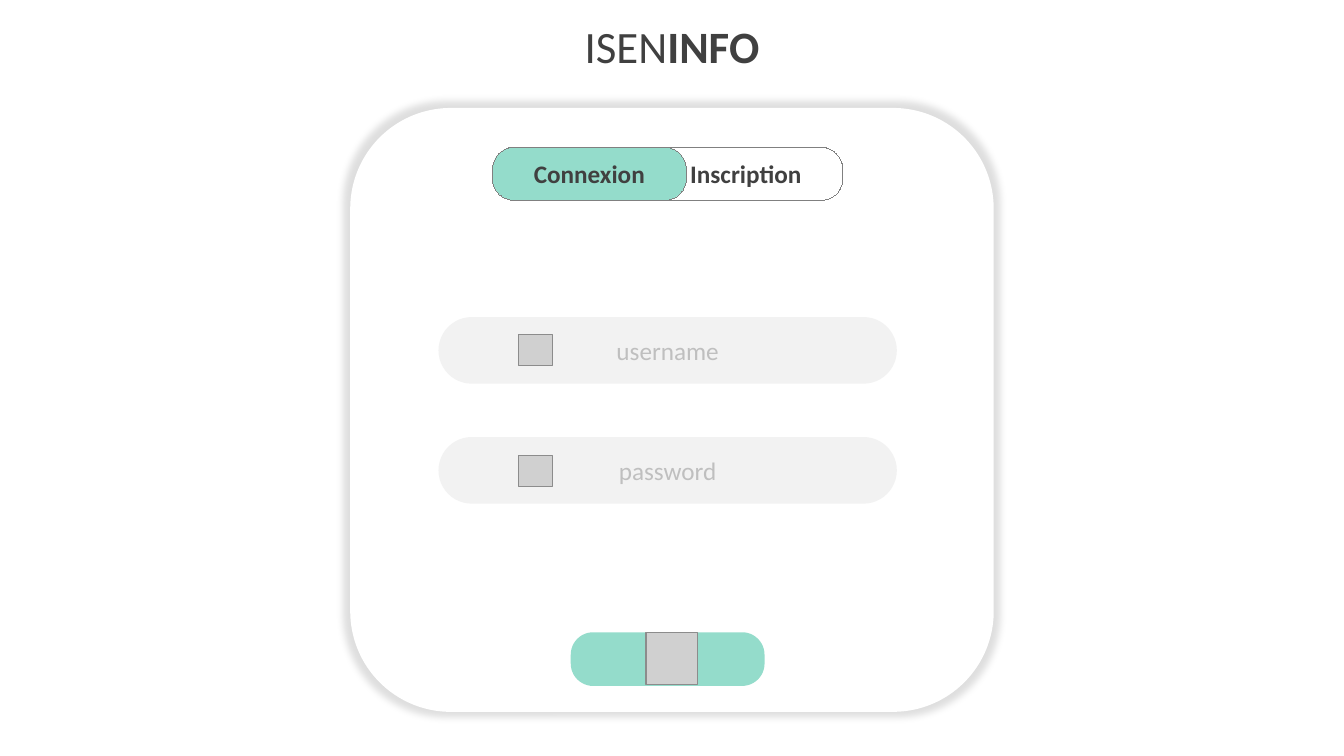
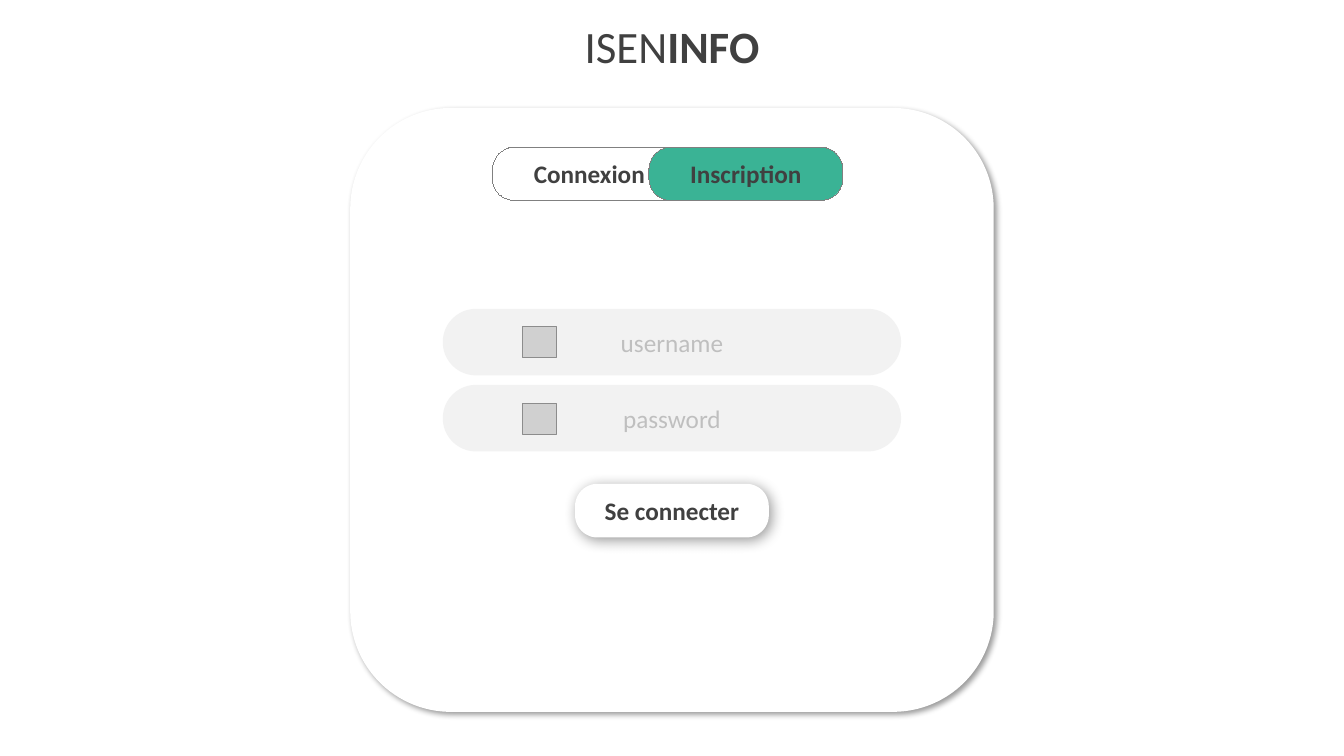
Before and after one commit to hugodemenez/isen-student-portal, a slide deck: slide 1 of presentation/Structure_Projet.pptx. Drawn at 1344x756 pixels with LibreOffice and Linux fonts; fonts in the diff are those of the drawing; grey boxes stand for pictures. Boxes give left, top, right and bottom in pixels: in the first picture for what was removed or moved away, otherwise in the second. Text is boxed around its words. In the diff, an @@ line names an element or a change of style, - is before the commit and + after.

```diff
--- a/presentation/Structure_Projet.pptx
+++ b/presentation/Structure_Projet.pptx
@@ rounded rectangle at [350,108,993,712]: shadow changed @@
@@ rounded rectangle "Connexion" at [493,147,687,201]: fill #94DCCB to none @@
@@ rounded rectangle "Inscription" at [649,147,843,201]: fill none to #3AB395 @@
@@ rounded rectangle "username": place and size @@
-rounded rectangle "username" at [439,318,897,384]
+rounded rectangle "username" at [443,309,901,375]
@@ picture: place and size @@
-picture at [518,335,552,366]
+picture at [523,327,557,358]
@@ rounded rectangle "password": place and size @@
-rounded rectangle "password" at [439,438,897,504]
+rounded rectangle "password" at [443,385,901,452]
@@ picture: place and size @@
-picture at [518,456,552,487]
+picture at [523,403,557,435]
@@ rounded rectangle added at [576,484,769,537], fill #FFFFFF, 18 pt, text #404040, bold @@
+Se connecter
@@ rounded rectangle removed at [571,632,764,686] @@
@@ picture removed at [646,633,699,686] @@
```
Also in this commit, not shown: 2 other slides changed, 6 other files.
